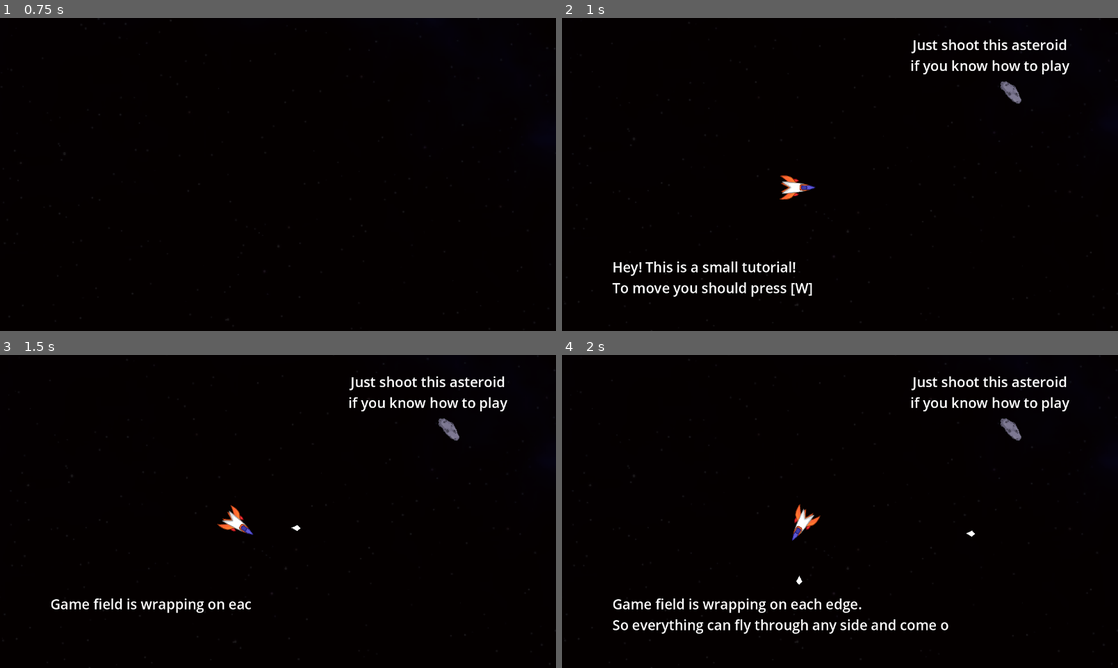
Above: before the commit, frames 1-4 (two rows, left to right).
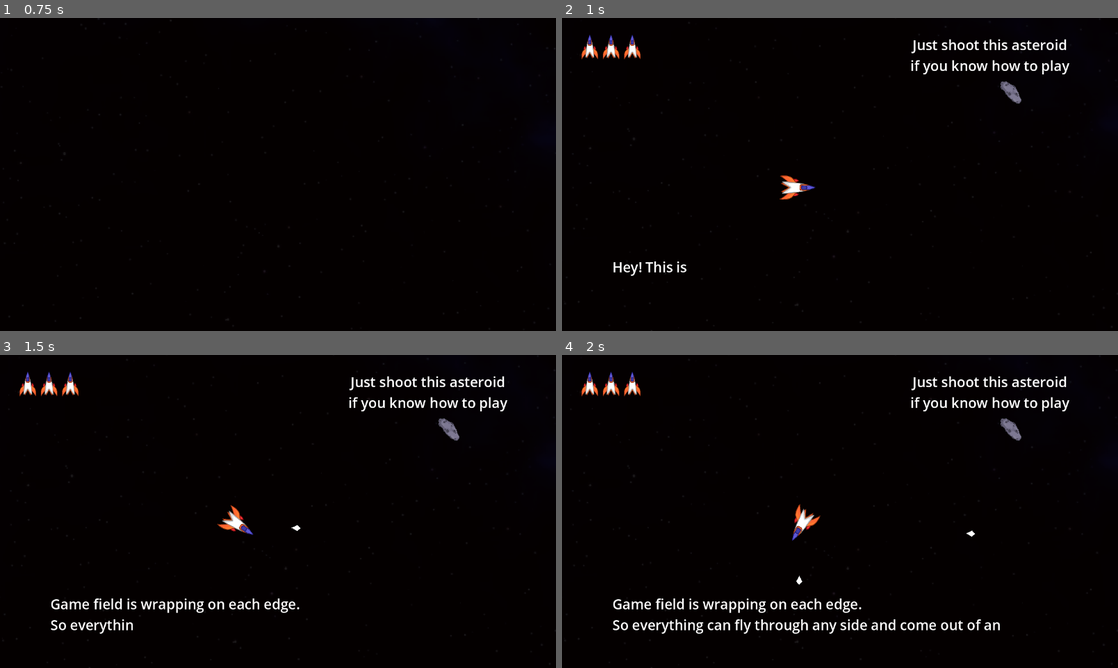
Above: after the commit, the same moments.

Repository: byKrem/ship-asteroids-space
Game: Godot game, scene res://Scenes/UI/main_menu.tscn
Two runs of this game, one before a commit and one after it. Both use one fixed random seed, a clock stepped at 60 frames per second and the inputs below.
Inputs:
- Up to frame 1 (0.75 s): click "Start" at 0.5 s
- Up to frame 2 (1 s): no input
- Up to frame 3 (1.5 s): tap W (accelerate) at 1.25 s; hold D (rotate_right) from 1.28 s (still down); hold Space (shoot) from 1.28 s (still down)
- Up to frame 4 (2 s): keep holding D (rotate_right); keep holding Space (shoot)

Frame 1 is identical in both runs. In frame 2, 1.2% of the frame differs, in the area x 3-45%, y 5-90%; in frame 3, 0.7%; in frame 4, 0.5%.
Error before the commit: Invalid access to property or key 'ship_wrapped' on a base object of type 'CharacterBody2D (player.gd)'. (res://Scenes/tutorial.gd:11)

Commit message:
Player life counter

Diff:
--- a/Scenes/GameObjects/Entities/player.gd
+++ b/Scenes/GameObjects/Entities/player.gd
@@ -2,24 +2,31 @@
 
 const SPEED = 10.0
 
+signal ship_wrapped()
 @export var BULLET : PackedScene
+@onready var life_counter: HBoxContainer = $"../CanvasLayer/LifeCounter"
 
 var viewport_rect: Rect2
 var half_sprite_width: float
 var half_sprite_height: float
 var fire_in_cooldown: bool = false
+var extra_life_count: int = 3
 @onready var angle: float = ProjectSettings.get_setting("gameplay/angle_sensitivity")
 
 func wrap_pos() -> void:
 	if global_position.x < viewport_rect.position.x - half_sprite_width:
 		global_position.x = viewport_rect.end.x + half_sprite_width
+		ship_wrapped.emit()
 	elif global_position.x > viewport_rect.end.x + half_sprite_width:
 		global_position.x = viewport_rect.position.x - half_sprite_width
+		ship_wrapped.emit()
 
 	if global_position.y < viewport_rect.position.y - half_sprite_height:
 		global_position.y = viewport_rect.end.y + half_sprite_height
+		ship_wrapped.emit()
 	elif global_position.y > viewport_rect.end.y + half_sprite_height:
 		global_position.y = viewport_rect.position.y - half_sprite_height
+		ship_wrapped.emit()
 
 func fire() -> void:
 	var bullet = BULLET.instantiate()
@@ -37,7 +44,6 @@
 	half_sprite_height = $Sprite2D.texture.get_height() * $Sprite2D.scale.y / 6
 
 	ProjectSettings.settings_changed.connect(_on_settings_changed)
-
 
 func _on_settings_changed() -> void:
 	angle = ProjectSettings.get_setting("gameplay/angle_sensitivity")
@@ -70,4 +76,24 @@
 
 
 func _on_health_component_on_health_run_out() -> void:
-	self.call_deferred("queue_free")
+	extra_life_count -= 1
+	var life_to_remove = life_counter.get_child(0)
+	life_counter.remove_child(life_to_remove)
+
+	if extra_life_count <= 0:
+		self.call_deferred("queue_free")
+	else:
+		$HealthComponent.health = 1
+		immune_toggle()
+		$ImmuneTimer.start()
+
+func immune_toggle() -> void:
+	$HurtboxComponent.set_deferred("monitorable", !$HurtboxComponent.monitorable)
+	$HurtboxComponent.set_deferred("monitoring", !$HurtboxComponent.monitoring)
+	if $AnimationPlayer.is_playing():
+		$AnimationPlayer.stop()
+	else:
+		$AnimationPlayer.play("immuneAnim")
+
+func _on_immune_timer_timeout() -> void:
+	immune_toggle()
--- a/Scenes/GameObjects/Entities/player.tscn
+++ b/Scenes/GameObjects/Entities/player.tscn
@@ -9,6 +9,44 @@
 [sub_resource type="CapsuleShape2D" id="CapsuleShape2D_cvnsp"]
 radius = 13.0
 height = 106.0
+
+[sub_resource type="Animation" id="Animation_c6t2i"]
+resource_name = "immuneAnim"
+length = 0.4
+loop_mode = 1
+tracks/0/type = "value"
+tracks/0/imported = false
+tracks/0/enabled = true
+tracks/0/path = NodePath("Sprite2D:modulate")
+tracks/0/interp = 1
+tracks/0/loop_wrap = true
+tracks/0/keys = {
+"times": PackedFloat32Array(0, 0.4),
+"transitions": PackedFloat32Array(1, 1),
+"update": 0,
+"values": [Color(1, 1, 1, 1), Color(1, 1, 1, 0)]
+}
+
+[sub_resource type="Animation" id="Animation_nox6u"]
+length = 0.001
+tracks/0/type = "value"
+tracks/0/imported = false
+tracks/0/enabled = true
+tracks/0/path = NodePath("Sprite2D:modulate")
+tracks/0/interp = 1
+tracks/0/loop_wrap = true
+tracks/0/keys = {
+"times": PackedFloat32Array(0),
+"transitions": PackedFloat32Array(1),
+"update": 0,
+"values": [Color(1, 1, 1, 1)]
+}
+
+[sub_resource type="AnimationLibrary" id="AnimationLibrary_nox6u"]
+_data = {
+&"RESET": SubResource("Animation_nox6u"),
+&"immuneAnim": SubResource("Animation_c6t2i")
+}
 
 [node name="Player" type="CharacterBody2D"]
 script = ExtResource("1_cvnsp")
@@ -45,5 +83,16 @@
 rotation = 1.5708
 shape = SubResource("CapsuleShape2D_cvnsp")
 
+[node name="ImmuneTimer" type="Timer" parent="."]
+process_callback = 0
+wait_time = 3.0
+one_shot = true
+
+[node name="AnimationPlayer" type="AnimationPlayer" parent="."]
+libraries = {
+&"": SubResource("AnimationLibrary_nox6u")
+}
+
 [connection signal="timeout" from="ShootCooldown" to="." method="_on_shoot_cooldown_timeout"]
 [connection signal="on_health_run_out" from="HealthComponent" to="." method="_on_health_component_on_health_run_out"]
+[connection signal="timeout" from="ImmuneTimer" to="." method="_on_immune_timer_timeout"]
--- a/Scenes/game.tscn
+++ b/Scenes/game.tscn
@@ -9,6 +9,7 @@
 [ext_resource type="PackedScene" uid="uid://c7vckyvqqku7n" path="res://Scenes/GameObjects/Entities/ufo.tscn" id="7_v158k"]
 [ext_resource type="Script" uid="uid://b3k0uymjonbmi" path="res://Scenes/tutorial.gd" id="8_v158k"]
 [ext_resource type="Theme" uid="uid://daqmjtob3oqc7" path="res://Scenes/UI/TextTheme.tres" id="9_h4fw4"]
+[ext_resource type="Texture2D" uid="uid://dvwwirxglm6th" path="res://Assets/ship.png" id="10_ldgsr"]
 
 [node name="Game" type="Node2D"]
 process_mode = 1
@@ -21,7 +22,6 @@
 
 [node name="MobSpawner" parent="." instance=ExtResource("3_3dryh")]
 mobs = Array[PackedScene]([ExtResource("4_3dryh"), ExtResource("5_wowpa"), ExtResource("7_v158k")])
-weights = Array[int]([60, 30, 10])
 maximum_objects = 10
 
 [node name="AsteroidMedium" parent="MobSpawner" instance=ExtResource("5_wowpa")]
@@ -46,6 +46,33 @@
 texture = ExtResource("1_qxrlw")
 expand_mode = 1
 stretch_mode = 6
+
+[node name="LifeCounter" type="HBoxContainer" parent="CanvasLayer"]
+z_index = 2
+offset_left = 42.0
+offset_top = 38.0
+offset_right = 185.0
+offset_bottom = 96.0
+size_flags_horizontal = 0
+size_flags_vertical = 0
+
+[node name="TextureRect" type="TextureRect" parent="CanvasLayer/LifeCounter"]
+layout_mode = 2
+size_flags_horizontal = 0
+texture = ExtResource("10_ldgsr")
+expand_mode = 3
+
+[node name="TextureRect2" type="TextureRect" parent="CanvasLayer/LifeCounter"]
+layout_mode = 2
+size_flags_horizontal = 0
+texture = ExtResource("10_ldgsr")
+expand_mode = 3
+
+[node name="TextureRect3" type="TextureRect" parent="CanvasLayer/LifeCounter"]
+layout_mode = 2
+size_flags_horizontal = 0
+texture = ExtResource("10_ldgsr")
+expand_mode = 3
 
 [node name="PauseMenu" parent="." instance=ExtResource("7_1l0tm")]
 visible = false
Binary file added: Assets/ship.png
Not shown, added: Assets/ship.png.import
Not shown: 1 places in Scenes/GameObjects/Entities/player.tscn that only renumber resources
Not shown: 1 places in Scenes/game.tscn that only renumber resources
